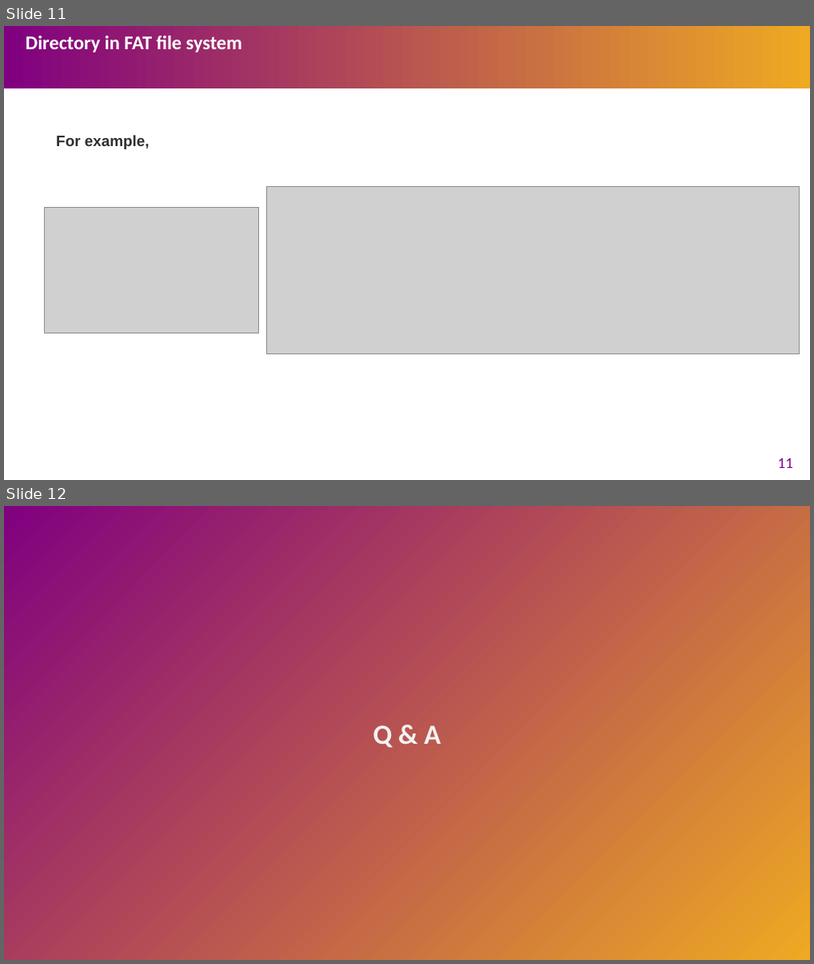
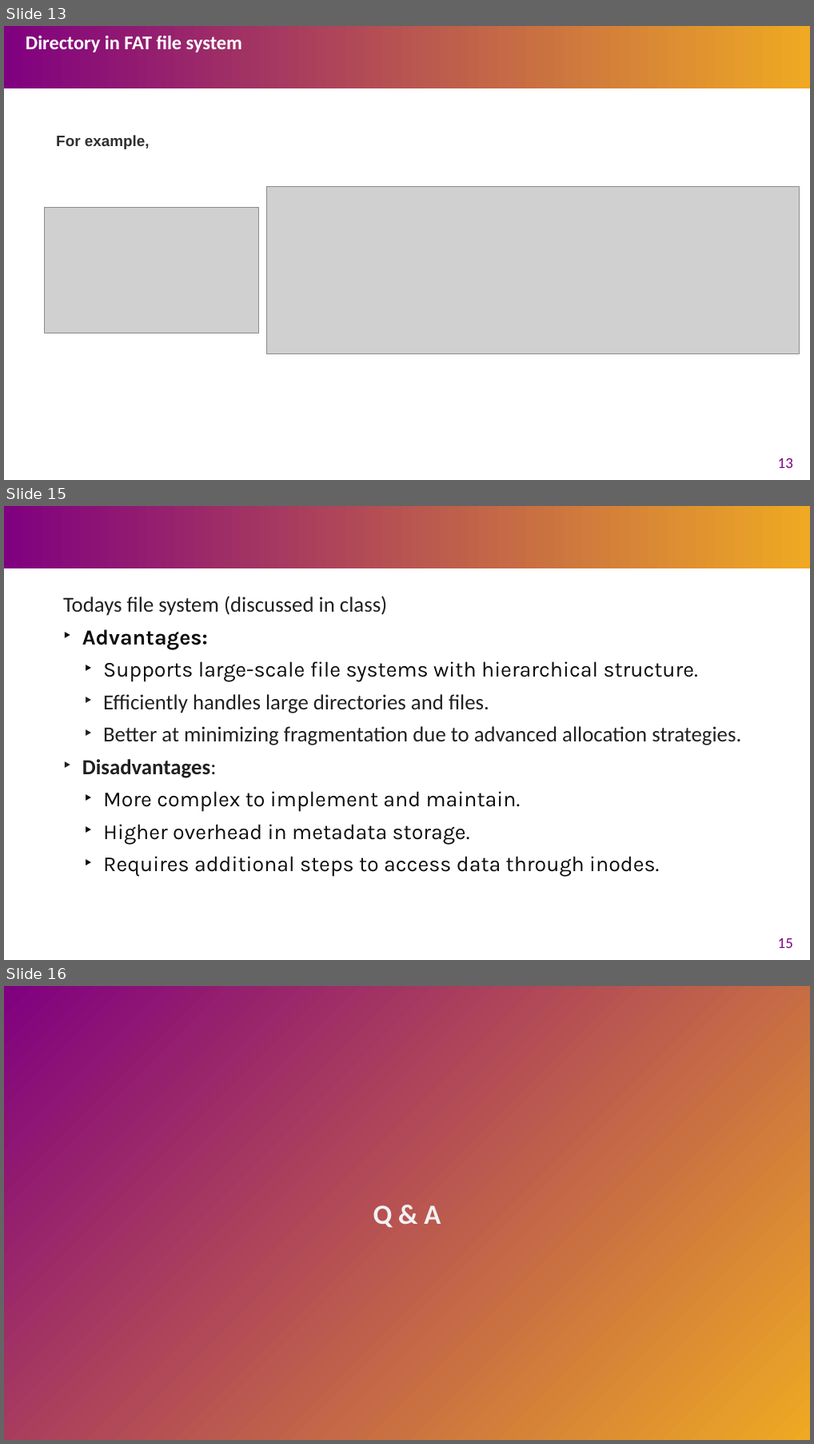
Before and after one commit to Marcusleeleelee/CSCI3150, a slide deck: tutorial/T12/tut12.pptx. Shown one above the other, each under a label of ours: slides 11 and 12 before the commit, slides 13, 15 and 16 after it; the slides between them are not shown. The pictures are 814x964 and 814x1444 pixels, drawn with LibreOffice and Linux fonts; fonts in the diff are those of the drawing; grey boxes stand for pictures. Boxes give left, top, right and bottom in pixels: in the first picture for what was removed or moved away, otherwise in the second. Text is boxed around its words. In the diff, an @@ line names an element or a change of style, - is before the commit and + after.

```diff
--- a/tutorial/T12/tut12.pptx
+++ b/tutorial/T12/tut12.pptx
@@ slide 15 added at bbox=[4, 506, 810, 960], background #FFFFFF; not listed: 1 template element that a slide beside it also shows @@
@@ text added at bbox=[63, 596, 742, 876], 25.5 pt, text #0D0D0D @@
+Todays file system (discussed in class)
+‣ Advantages:
+  ‣ Supports large-scale file systems with hierarchical structure.
+  ‣ Efficiently handles large directories and files.
+  ‣ Better at minimizing fragmentation due to advanced allocation strategies.
+‣ Disadvantages:
+  ‣ More complex to implement and maintain.
+  ‣ Higher overhead in metadata storage.
+  ‣ Requires additional steps to access data through inodes.
@@ page number added at bbox=[778, 938, 794, 948], 18 pt, text #800080 @@
+15
@@ what was slide 11 is now slide 13 @@
@@ page number at bbox=[778, 457, 794, 468]: text changed @@
-11
+13
@@ what was slide 12 is now slide 16 @@
```
Also in this commit, not shown: 4 slides changed, 4 other slides added, 1 slide removed.
